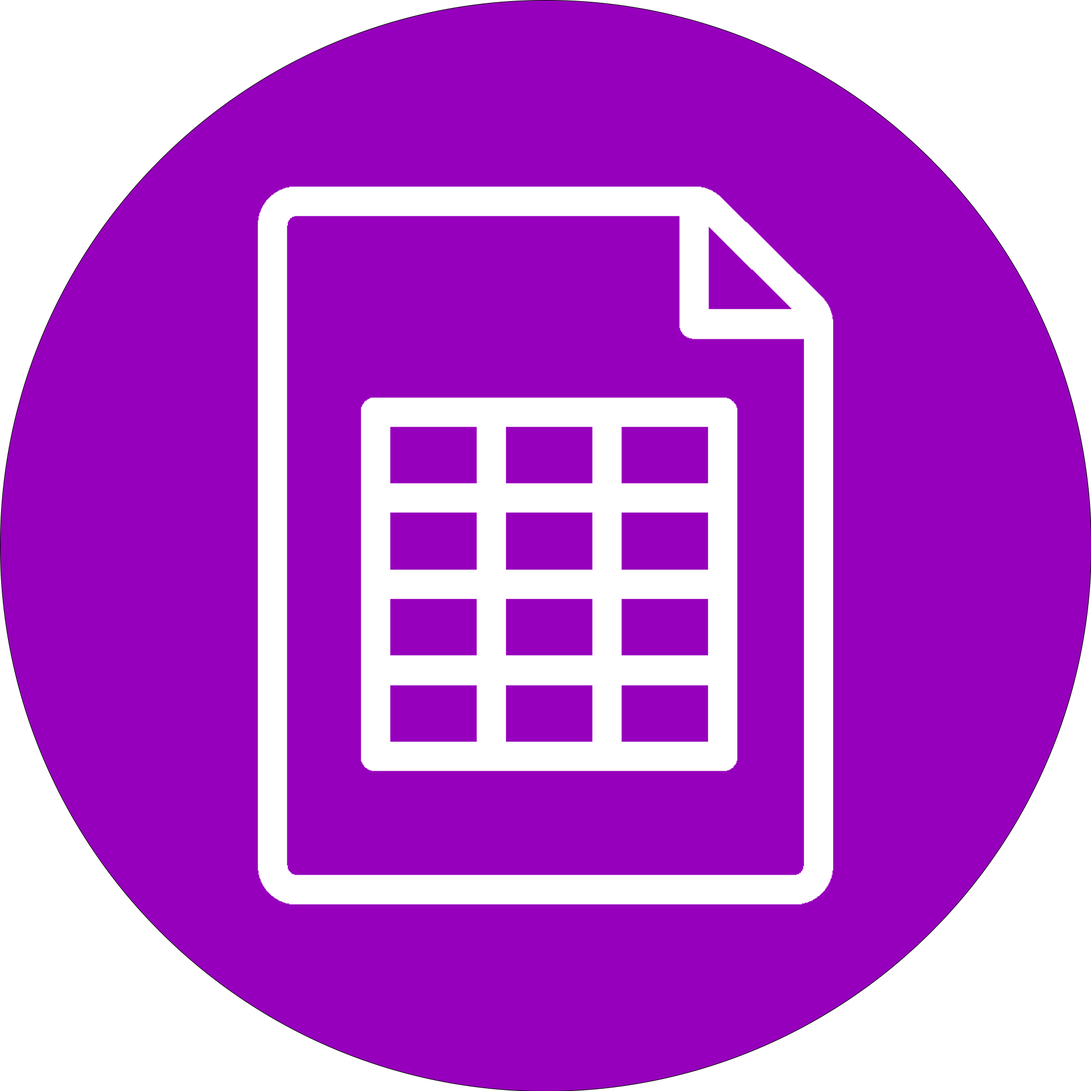
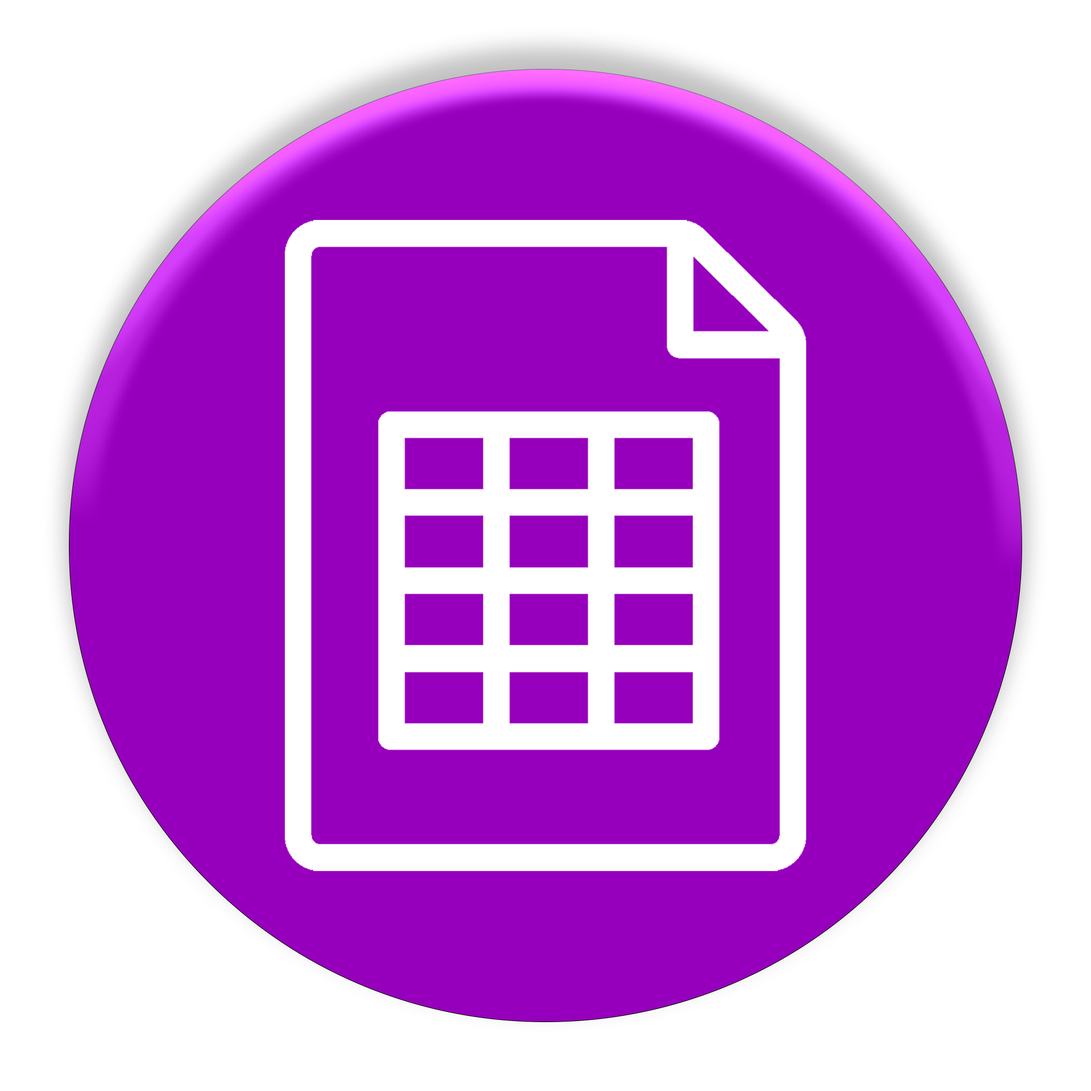
Two versions of the same layered image (1091×1091). Layer-by-layer changes:
painted on "Layer 3" over [257, 186, 834, 905]
painted on "Ellipse 1" (1st of 3) over [0, 0, 1091, 1091]
